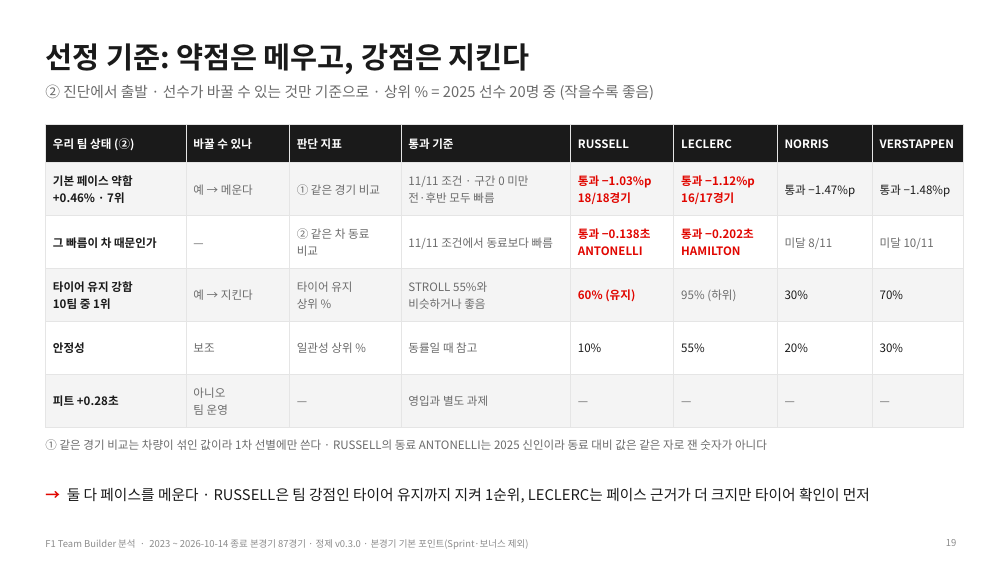
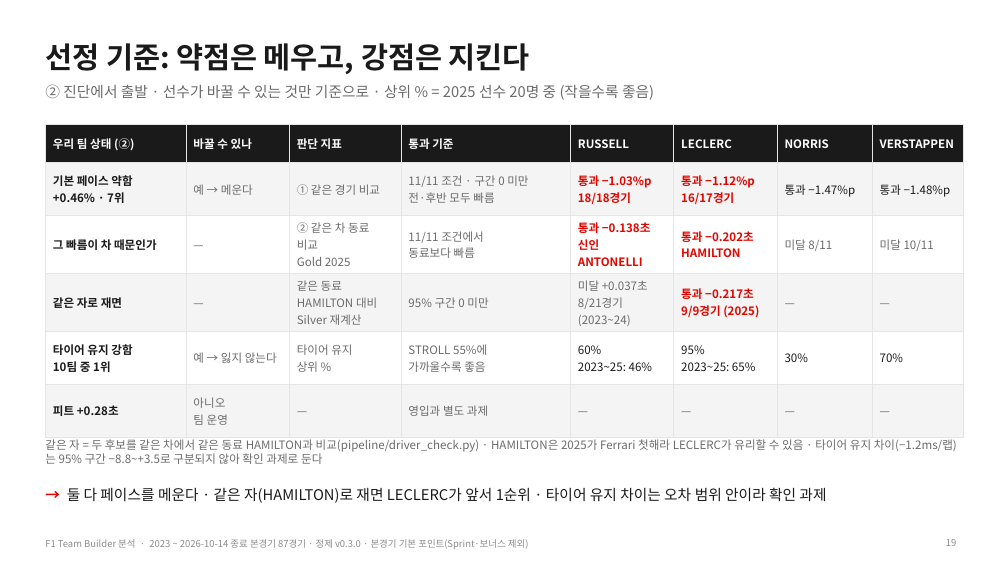
Before and after one commit to encore-ai-campus/mlo-02-p2-team1, a slide deck: slide 19 of docs/F1_TeamBuilder_발표자료.pptx. Drawn at 1008x567 pixels with LibreOffice and Linux fonts; fonts in the diff are those of the drawing. Boxes give left, top, right and bottom in pixels: in the first picture for what was removed or moved away, otherwise in the second. Text is boxed around its words. In the diff, an @@ line names an element or a change of style, - is before the commit and + after.

```diff
--- a/docs/F1_TeamBuilder_발표자료.pptx
+++ b/docs/F1_TeamBuilder_발표자료.pptx
@@ table at <box>45,125,965,429</box> @@
-row 3: 그 빠름이 차 때문인가 | — | ② 같은 차 동료 비교 | 11/11 조건에서 동료보다 빠름 | 통과 −0.138초 / ANTONELLI | 통과 −0.202초 / HAMILTON | 미달 8/11 | 미달 10/11
+row 3: 그 빠름이 차 때문인가 | — | ② 같은 차 동료 비교 / Gold 2025 | 11/11 조건에서 / 동료보다 빠름 | 통과 −0.138초 / 신인 ANTONELLI | 통과 −0.202초 / HAMILTON | 미달 8/11 | 미달 10/11
-row 4: 타이어 유지 강함 / 10팀 중 1위 | 예 → 지킨다 | 타이어 유지 / 상위 % | STROLL 55%와 / 비슷하거나 좋음 | 60% (유지) | 95% (하위) | 30% | 70%
+row 4: 같은 자로 재면 | — | 같은 동료 HAMILTON 대비 / Silver 재계산 | 95% 구간 0 미만 | 미달 +0.037초 / 8/21경기 (2023~24) | 통과 −0.217초 / 9/9경기 (2025) | — | —
-row 5: 안정성 | 보조 | 일관성 상위 % | 동률일 때 참고 | 10% | 55% | 20% | 30%
+row 5: 타이어 유지 강함 / 10팀 중 1위 | 예 → 잃지 않는다 | 타이어 유지 / 상위 % | STROLL 55%에 / 가까울수록 좋음 | 60% / 2023~25: 46% | 95% / 2023~25: 65% | 30% | 70%
@@ text at <box>45,439,957,464</box>: text changed @@
-① 같은 경기 비교는 차량이 섞인 값이라 1차 선별에만 쓴다 · RUSSELL의 동료 ANTONELLI는 2025 신인이라 동료 대비 값은 같은 자로 잰 숫자가 아니다
+같은 자 = 두 후보를 같은 차에서 같은 동료 HAMILTON과 비교(pipeline/driver_check.py) · HAMILTON은 2025가 Ferrari 첫해라 LECLERC가 유리할 수 있음 · 타이어 유지 차이(−1.2ms/랩)는 95% 구간 −8.8~+3.5로 구분되지 않아 확인 과제로 둔다
@@ text at <box>67,487,826,503</box>: text changed @@
-→ 둘 다 페이스를 메운다 · RUSSELL은 팀 강점인 타이어 유지까지 지켜 1순위, LECLERC는 페이스 근거가 더 크지만 타이어 확인이 먼저
+→ 둘 다 페이스를 메운다 · 같은 자(HAMILTON)로 재면 LECLERC가 앞서 1순위 · 타이어 유지 차이는 오차 범위 안이라 확인 과제
```
Also in this commit, not shown: 11 other slides changed, 1 other file.
